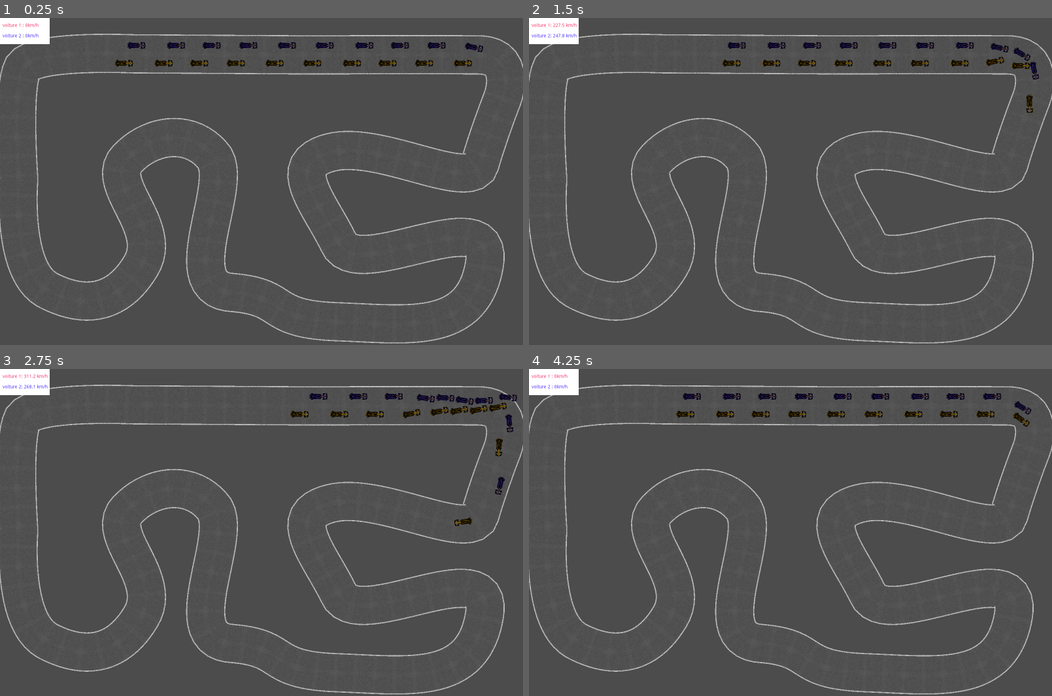
Above: before the commit, frames 1-4 (two rows, left to right).
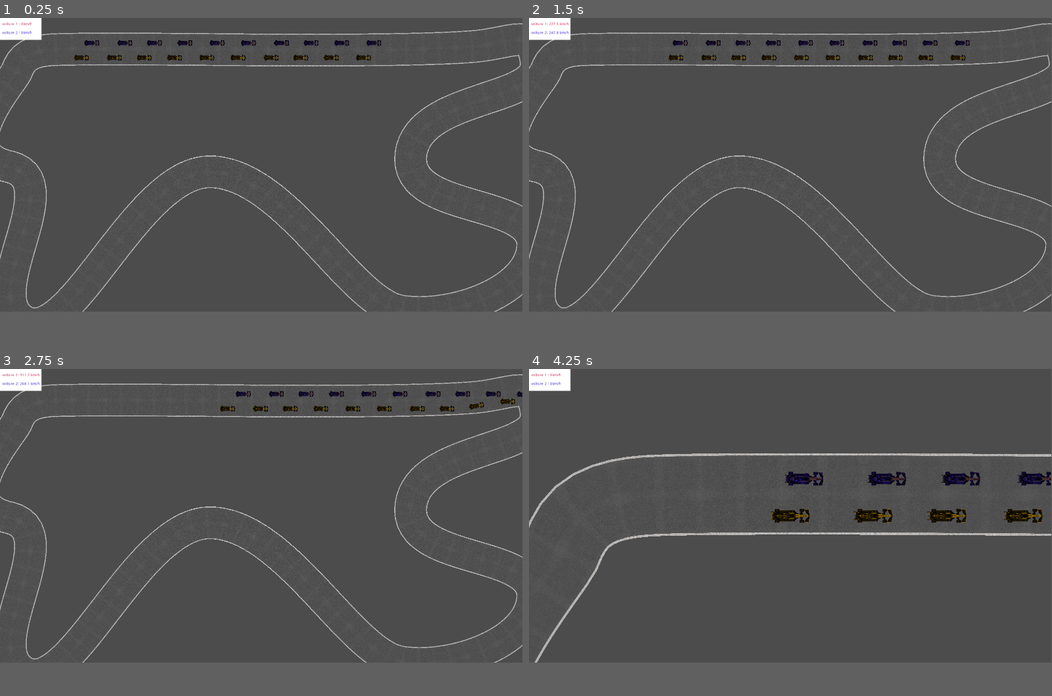
Above: after the commit, the same moments.

Repository: gargamal/race_manager
Game: Godot game, scene res://scene/race.tscn
Two runs of this game, one before a commit and one after it. Both use one fixed random seed, a clock stepped at 60 frames per second and the inputs below.
Inputs:
- Up to frame 1 (0.25 s): no input
- Up to frame 2 (1.5 s): tap Enter (ui_accept) at 0.5, 0.77 s
- Up to frame 3 (2.75 s): tap Enter (ui_accept) at 1.52 s
- Up to frame 4 (4.25 s): tap Enter (ui_accept) at 3.02, 3.77 s; tap F2 (camera_car_one, bound only after the commit) at 4.15 s
In our replay, the window is 800x500 before the commit and 799x449 after it. These sizes can differ from the game's own. Grey fills any space a smaller window leaves; there, only what the larger window draws over its background counts as a difference.

The runs differ from the first frame. In frame 1, 7.2% of the frame differs, in the area x 0-100%, y 0-100%; in frame 2, 7.2%; in frame 3, 7.2%; in frame 4, 8.0%.

Commit message:
add : Une caméra est mainteant disponible sur chaque voiture
add: La route se dessine aussi dans l'éditeur

Diff:
--- a/project.godot
+++ b/project.godot
@@ -20,12 +20,30 @@
 
 [display]
 
-window/size/width=1600
-window/size/height=1000
+window/size/width=1920
+window/size/height=1080
 
 [editor_plugins]
 
 enabled=PoolStringArray(  )
+
+[input]
+
+camera_circuit={
+"deadzone": 0.5,
+"events": [ Object(InputEventKey,"resource_local_to_scene":false,"resource_name":"","device":0,"alt":false,"shift":false,"control":false,"meta":false,"command":false,"pressed":false,"scancode":16777244,"unicode":0,"echo":false,"script":null)
+ ]
+}
+camera_car_one={
+"deadzone": 0.5,
+"events": [ Object(InputEventKey,"resource_local_to_scene":false,"resource_name":"","device":0,"alt":false,"shift":false,"control":false,"meta":false,"command":false,"pressed":false,"scancode":16777245,"unicode":0,"echo":false,"script":null)
+ ]
+}
+camera_car_two={
+"deadzone": 0.5,
+"events": [ Object(InputEventKey,"resource_local_to_scene":false,"resource_name":"","device":0,"alt":false,"shift":false,"control":false,"meta":false,"command":false,"pressed":false,"scancode":16777246,"unicode":0,"echo":false,"script":null)
+ ]
+}
 
 [layer_names]
 
--- a/scene/car.tscn
+++ b/scene/car.tscn
@@ -72,3 +72,5 @@
 cast_to = Vector2( 500, 0 )
 collision_mask = 8
 collide_with_areas = true
+
+[node name="camera" type="Camera2D" parent="."]
--- a/scene/circuit.tscn
+++ b/scene/circuit.tscn
@@ -3,31 +3,36 @@
 [ext_resource path="res://script/circuit.gd" type="Script" id=1]
 [ext_resource path="res://sprite/road.png" type="Texture" id=2]
 
-[node name="circuit" type="Line2D" groups=[
+[node name="circuit" type="Node2D" groups=[
 "circuit",
 ]]
+script = ExtResource( 1 )
+
+[node name="road_line" type="Line2D" parent="."]
 default_color = Color( 1, 1, 1, 1 )
 texture = ExtResource( 2 )
 texture_mode = 1
-script = ExtResource( 1 )
 
-[node name="limit_interior" type="Area2D" parent="." groups=[
+[node name="limit_interior" type="Area2D" parent="road_line" groups=[
 "interior",
 ]]
 collision_layer = 4
 collision_mask = 2147483656
 
-[node name="col" type="CollisionPolygon2D" parent="limit_interior"]
+[node name="col" type="CollisionPolygon2D" parent="road_line/limit_interior"]
 
-[node name="limit_exterior" type="Area2D" parent="." groups=[
+[node name="limit_exterior" type="Area2D" parent="road_line" groups=[
 "exterior",
 ]]
 collision_layer = 2
 collision_mask = 8
 
-[node name="col" type="CollisionPolygon2D" parent="limit_exterior"]
+[node name="col" type="CollisionPolygon2D" parent="road_line/limit_exterior"]
 
-[connection signal="body_entered" from="limit_interior" to="." method="_on_limit_interior_body_entered"]
-[connection signal="body_exited" from="limit_interior" to="." method="_on_limit_interior_body_exited"]
-[connection signal="body_entered" from="limit_exterior" to="." method="_on_limit_exterior_body_entered"]
-[connection signal="body_exited" from="limit_exterior" to="." method="_on_limit_exterior_body_exited"]
+[node name="refresh" type="Timer" parent="."]
+
+[connection signal="body_entered" from="road_line/limit_interior" to="." method="_on_limit_interior_body_entered"]
+[connection signal="body_exited" from="road_line/limit_interior" to="." method="_on_limit_interior_body_exited"]
+[connection signal="body_entered" from="road_line/limit_exterior" to="." method="_on_limit_exterior_body_entered"]
+[connection signal="body_exited" from="road_line/limit_exterior" to="." method="_on_limit_exterior_body_exited"]
+[connection signal="timeout" from="refresh" to="." method="_on_refresh_timeout"]
--- a/scene/race.tscn
+++ b/scene/race.tscn
@@ -5,156 +5,155 @@
 [ext_resource path="res://script/race.gd" type="Script" id=3]
 
 [sub_resource type="Curve2D" id=1]
-bake_interval = 40.0
+bake_interval = 50.0
 _data = {
-"points": PoolVector2Array( 0, 0, 0, 0, 352.292, -677.627, -291.328, -2.82843, 291.328, 2.82843, 1688.29, -677.627, 0, 0, 0, 0, 1872.29, -357.627, 65.0538, -229.103, -65.0538, 229.103, 1696.29, 154.373, 379.009, -90.5097, -379.009, 90.5097, 560.292, 66.373, -149.907, -311.127, 149.907, 311.127, 616.292, 762.373, 93.3381, -534.573, -93.3381, 534.573, 1728.29, 930.373, 551.543, 19.799, -551.543, -19.799, 600.292, 1362.37, 444.063, 33.9411, -444.063, -33.9411, -207.708, 1138.37, 169.706, 209.304, -169.706, -209.304, -343.708, 98.373, 189.505, -195.161, -189.505, 195.161, -999.708, 114.373, 175.362, -296.985, -175.362, 296.985, -895.708, 930.373, 285.671, 147.078, -285.671, -147.078, -1607.71, 1122.37, 0, 0, 0, 0, -1831.71, 274.373, -84.8528, 138.593, 84.8528, -138.593, -1799.71, -581.627, 0, 0, 0, 0, -959.708, -685.627, 0, 0, 0, 0, 352.292, -677.627 )
+"points": PoolVector2Array( 0, 0, 0, 0, 736, -1056, -381.414, 32.1594, 381.414, -32.1594, 1952, -1088, -29.6524, -349.407, 29.6524, 349.407, 2528, -928, 68.0357, -544.286, -68.0357, 544.286, 1376, -96, 8.48528, -432.749, -8.48528, 432.749, 2496, 736, 455.377, 76.599, -455.377, -76.599, 1280, 1344, 681.651, 33.9411, -681.651, -33.9411, -448, 64, 438.177, 239.838, -438.177, -239.838, -2176, 1440, 566.211, 122.717, -566.211, -122.717, -2320, 16, -36.7696, 90.5097, 36.7696, -90.5097, -2248, -856, -219.843, 19.4773, 219.843, -19.4773, -1952, -1056, 0, 0, 0, 0, -32, -1056, 0, 0, 0, 0, 736, -1056 )
 }
 
 [node name="race" type="Node2D"]
 script = ExtResource( 3 )
 
-[node name="Camera2D" type="Camera2D" parent="."]
+[node name="camera" type="Camera2D" parent="."]
 current = true
 zoom = Vector2( 2.5, 2.5 )
 drag_margin_v_enabled = true
 
+[node name="circuit" parent="." instance=ExtResource( 1 )]
+node_path = NodePath("../path_road")
+
 [node name="path_road" type="Path2D" parent="."]
-position = Vector2( -24.2918, -290.373 )
 curve = SubResource( 1 )
 
-[node name="circuit" parent="." instance=ExtResource( 1 )]
-width = 300.0
-border_width = 200
-node_path = NodePath("../path_road")
+[node name="cars" type="Node2D" parent="."]
 
-[node name="car_1" parent="." instance=ExtResource( 2 )]
+[node name="car_1" parent="cars" instance=ExtResource( 2 )]
 modulate = Color( 0.568627, 0.419608, 0.0235294, 1 )
-position = Vector2( -1224, -904 )
+position = Vector2( -1824, -984 )
 car_name = "voiture 2"
 max_speed = 75.0
 accelerate_G = 5.0
 direction_angle_degree = 30.0
 
-[node name="car_2" parent="." instance=ExtResource( 2 )]
+[node name="car_2" parent="cars" instance=ExtResource( 2 )]
 modulate = Color( 0.298039, 0.2, 1, 1 )
-position = Vector2( -1072, -1040 )
+position = Vector2( -1672, -1120 )
 car_name = "voiture 1"
 
-[node name="car_3" parent="." instance=ExtResource( 2 )]
+[node name="car_3" parent="cars" instance=ExtResource( 2 )]
 modulate = Color( 0.568627, 0.419608, 0.0235294, 1 )
-position = Vector2( -920, -904 )
+position = Vector2( -1520, -984 )
 car_name = "voiture 2"
 max_speed = 75.0
 accelerate_G = 5.0
 direction_angle_degree = 30.0
 
-[node name="car_4" parent="." instance=ExtResource( 2 )]
+[node name="car_4" parent="cars" instance=ExtResource( 2 )]
 modulate = Color( 0.298039, 0.2, 1, 1 )
-position = Vector2( -768, -1040 )
+position = Vector2( -1368, -1120 )
 car_name = "voiture 1"
 
-[node name="car_5" parent="." instance=ExtResource( 2 )]
+[node name="car_5" parent="cars" instance=ExtResource( 2 )]
 modulate = Color( 0.568627, 0.419608, 0.0235294, 1 )
-position = Vector2( -648, -904 )
+position = Vector2( -1248, -984 )
 car_name = "voiture 2"
 max_speed = 75.0
 accelerate_G = 5.0
 direction_angle_degree = 30.0
 
-[node name="car_6" parent="." instance=ExtResource( 2 )]
+[node name="car_6" parent="cars" instance=ExtResource( 2 )]
 modulate = Color( 0.298039, 0.2, 1, 1 )
-position = Vector2( -496, -1040 )
+position = Vector2( -1096, -1120 )
 car_name = "voiture 1"
 
-[node name="car_7" parent="." instance=ExtResource( 2 )]
+[node name="car_7" parent="cars" instance=ExtResource( 2 )]
 modulate = Color( 0.568627, 0.419608, 0.0235294, 1 )
-position = Vector2( -368, -904 )
+position = Vector2( -968, -984 )
 car_name = "voiture 2"
 max_speed = 75.0
 accelerate_G = 5.0
 direction_angle_degree = 30.0
 
-[node name="car_8" parent="." instance=ExtResource( 2 )]
+[node name="car_8" parent="cars" instance=ExtResource( 2 )]
 modulate = Color( 0.298039, 0.2, 1, 1 )
-position = Vector2( -216, -1040 )
+position = Vector2( -816, -1120 )
 car_name = "voiture 1"
 
-[node name="car_9" parent="." instance=ExtResource( 2 )]
+[node name="car_9" parent="cars" instance=ExtResource( 2 )]
 modulate = Color( 0.568627, 0.419608, 0.0235294, 1 )
-position = Vector2( -72, -904 )
+position = Vector2( -672, -984 )
 car_name = "voiture 2"
 max_speed = 75.0
 accelerate_G = 5.0
 direction_angle_degree = 30.0
 
-[node name="car_10" parent="." instance=ExtResource( 2 )]
+[node name="car_10" parent="cars" instance=ExtResource( 2 )]
 modulate = Color( 0.298039, 0.2, 1, 1 )
-position = Vector2( 80, -1040 )
+position = Vector2( -520, -1120 )
 car_name = "voiture 1"
 
-[node name="car_11" parent="." instance=ExtResource( 2 )]
+[node name="car_11" parent="cars" instance=ExtResource( 2 )]
 modulate = Color( 0.568627, 0.419608, 0.0235294, 1 )
-position = Vector2( 216, -904 )
+position = Vector2( -384, -984 )
 car_name = "voiture 2"
 max_speed = 75.0
 accelerate_G = 5.0
 direction_angle_degree = 30.0
 
-[node name="car_12" parent="." instance=ExtResource( 2 )]
+[node name="car_12" parent="cars" instance=ExtResource( 2 )]
 modulate = Color( 0.298039, 0.2, 1, 1 )
-position = Vector2( 368, -1040 )
+position = Vector2( -232, -1120 )
 car_name = "voiture 1"
 
-[node name="car_13" parent="." instance=ExtResource( 2 )]
+[node name="car_13" parent="cars" instance=ExtResource( 2 )]
 modulate = Color( 0.568627, 0.419608, 0.0235294, 1 )
-position = Vector2( 520, -904 )
+position = Vector2( -80, -984 )
 car_name = "voiture 2"
 max_speed = 75.0
 accelerate_G = 5.0
 direction_angle_degree = 30.0
 
-[node name="car_14" parent="." instance=ExtResource( 2 )]
+[node name="car_14" parent="cars" instance=ExtResource( 2 )]
 modulate = Color( 0.298039, 0.2, 1, 1 )
-position = Vector2( 672, -1040 )
+position = Vector2( 72, -1120 )
 car_name = "voiture 1"
 
-[node name="car_15" parent="." instance=ExtResource( 2 )]
+[node name="car_15" parent="cars" instance=ExtResource( 2 )]
 modulate = Color( 0.568627, 0.419608, 0.0235294, 1 )
-position = Vector2( 792, -904 )
+position = Vector2( 192, -984 )
 car_name = "voiture 2"
 max_speed = 75.0
 accelerate_G = 5.0
 direction_angle_degree = 30.0
 
-[node name="car_16" parent="." instance=ExtResource( 2 )]
+[node name="car_16" parent="cars" instance=ExtResource( 2 )]
 modulate = Color( 0.298039, 0.2, 1, 1 )
-position = Vector2( 944, -1040 )
+position = Vector2( 344, -1120 )
 car_name = "voiture 1"
 
-[node name="car_17" parent="." instance=ExtResource( 2 )]
+[node name="car_17" parent="cars" instance=ExtResource( 2 )]
 modulate = Color( 0.568627, 0.419608, 0.0235294, 1 )
-position = Vector2( 1072, -904 )
+position = Vector2( 472, -984 )
 car_name = "voiture 2"
 max_speed = 75.0
 accelerate_G = 5.0
 direction_angle_degree = 30.0
 
-[node name="car_18" parent="." instance=ExtResource( 2 )]
+[node name="car_18" parent="cars" instance=ExtResource( 2 )]
 modulate = Color( 0.298039, 0.2, 1, 1 )
-position = Vector2( 1224, -1040 )
+position = Vector2( 624, -1120 )
 car_name = "voiture 1"
 
-[node name="car_19" parent="." instance=ExtResource( 2 )]
+[node name="car_19" parent="cars" instance=ExtResource( 2 )]
 modulate = Color( 0.568627, 0.419608, 0.0235294, 1 )
-position = Vector2( 1368, -904 )
+position = Vector2( 768, -984 )
 car_name = "voiture 2"
 max_speed = 75.0
 accelerate_G = 5.0
 direction_angle_degree = 30.0
 
-[node name="car_20" parent="." instance=ExtResource( 2 )]
+[node name="car_20" parent="cars" instance=ExtResource( 2 )]
 modulate = Color( 0.298039, 0.2, 1, 1 )
-position = Vector2( 1520, -1040 )
+position = Vector2( 920, -1120 )
 car_name = "voiture 1"
 
 [node name="Timer" type="Timer" parent="."]
--- a/script/car.gd
+++ b/script/car.gd
@@ -44,7 +44,7 @@
 	$detect_crash.cast_to = size_car_ray_cast
 	$detect_crash.enabled = true
 
-	var circuit_width = get_parent().get_node("circuit").width
+	var circuit_width = get_parent().get_parent().get_node("circuit/road_line").width
 	var circuit_with_ray_cast = circuit_width * 4.0
 	var size_limit_ray_cast = Vector2(circuit_with_ray_cast, 0.0)
 	$detect_limit_left.cast_to = size_limit_ray_cast
--- a/script/circuit.gd
+++ b/script/circuit.gd
@@ -1,35 +1,34 @@
-extends Line2D
+tool
+extends Node2D
 
 
-export(int)var border_width := 500
+export(int)var circuit_exterior_width := 500
+export(int)var road_width := 300
 export(NodePath) var node_path
+export(int)var modulo_to_draw_interior := 2
+export(bool)var with_redraw := false setget with_redraw_editor
 
-var polygon_interior
 
 func _ready():
-	var node := get_node(node_path)
-	if node is Path2D:
-		var path_road = node
-		var polygon = get_polygon_adjust(path_road)
-		$limit_interior/col.polygon = build_interior(polygon)
-		$limit_exterior/col.polygon = build_exterior(polygon)
-		self.points = polygon
+	if node_path and get_node(node_path) is Path2D:
+		var node := get_node(node_path)
+		var polygon = get_polygon_adjust(node)
+		if polygon.size() > 0:
+			$road_line.width = road_width
+			$road_line/limit_interior/col.polygon = build_interior(polygon)
+			$road_line/limit_exterior/col.polygon = build_exterior(polygon)
+			$road_line.points = polygon
 
 
-func get_nearest_point(target :Vector2) -> Vector2:
-	var distance_squared = target.distance_squared_to(points[0])
-	var nearest_point = points[0]
-	var next_point = points[1]
-	var idx = 0
+func is_the_same_polygon(polygon : Array):
+	if polygon.size() != $road_line.points.size():
+		return false
 
-	for point in points:
-		if target.distance_squared_to(point) < distance_squared:
-			nearest_point = point
-			next_point = points[idx + 1 if idx + 1 < points.size() - 1 else 0]
-		idx += 1
+	for idx in range(polygon.size()):
+		if polygon[idx] != $road_line.points[idx]:
+			return false
 
-	return (next_point - nearest_point).normalized()
-
+	return true
 
 func get_polygon_adjust(path_road) -> Array:
 	var polygon = path_road.get_curve().get_baked_points()
@@ -39,8 +38,31 @@
 	return new_polygon
 
 
+func with_redraw_editor(new_value):
+	with_redraw = new_value
+	if Engine.editor_hint and with_redraw:
+		$refresh.start()
+	else:
+		$refresh.stop()
+
+
+func get_nearest_point(target :Vector2) -> Vector2:
+	var distance_squared = target.distance_squared_to($road_line.points[0])
+	var nearest_point = $road_line.points[0]
+	var next_point = $road_line.points[1]
+	var idx = 0
+
+	for point in $road_line.points:
+		if target.distance_squared_to(point) < distance_squared:
+			nearest_point = point
+			next_point = $road_line.points[idx + 1 if idx + 1 < $road_line.points.size() - 1 else 0]
+		idx += 1
+
+	return (next_point - nearest_point).normalized()
+
+
 func build_exterior(polygon) -> Array:
-	var polygon_ext = build_polygon_exterior(polygon, self.width)
+	var polygon_ext = build_polygon_exterior(polygon, $road_line.width)
 
 	var col_polygon_ext = polygon_ext
 	var limit := get_limit(polygon_ext)
@@ -82,7 +104,7 @@
 	new_square_ext.append(Vector2(start.x, start.y))
 	new_square_ext.append(Vector2(end.x, end.y))
 	square_col.polygon = new_square_ext
-	$limit_exterior.add_child(square_col)
+	$road_line/limit_exterior.add_child(square_col)
 
 
 func get_limit(polygon_ext) -> Rect2:
@@ -97,8 +119,9 @@
 		if point.y < y_min: y_min = point.y
 		if point.y > y_max: y_max = point.y
 
-	var rect_position := Vector2(ceil(x_min) - border_width, ceil(y_min) - border_width)
-	var rect_size := Vector2(abs(ceil(x_min) - border_width) + abs(ceil(x_max) + border_width), abs(ceil(y_min) - border_width) + abs(ceil(y_max) + border_width))
+	var rect_position := Vector2(ceil(x_min) - circuit_exterior_width, ceil(y_min) - circuit_exterior_width)
+	var rect_size := Vector2(abs(ceil(x_min) - circuit_exterior_width) + abs(ceil(x_max) + circuit_exterior_width),
+							abs(ceil(y_min) - circuit_exterior_width) + abs(ceil(y_max) + circuit_exterior_width))
 	return Rect2(rect_position, rect_size)
 
 
@@ -109,8 +132,8 @@
 	if size > 1:
 		var vect
 		for idx in range(size - 1):
-			if idx % 2:
-				vect = (polygon[idx + 1] - polygon[idx]).rotated(PI / 2).normalized() * (self.width / 2)
+			if idx % modulo_to_draw_interior == 0:
+				vect = (polygon[idx + 1] - polygon[idx]).rotated(PI / 2).normalized() * ($road_line.width / 2)
 				build_polygon.append(polygon[idx] + vect)
 
 	return build_polygon
@@ -123,10 +146,10 @@
 	if size > 1:
 		var vect
 		for idx in range(size - 1):
-			vect = (polygon[idx + 1] - polygon[idx]).rotated(PI / 2).normalized() * (width / 2) * -1
+			vect = (polygon[idx + 1] - polygon[idx]).rotated(PI / 2).normalized() * ($road_line.width / 2) * -1
 			build_polygon.append(polygon[idx] + vect)
 
-		vect = (polygon[size - 1] - polygon[size - 2]).rotated(PI / 2).normalized() * (width / 2) * -1
+		vect = (polygon[size - 1] - polygon[size - 2]).rotated(PI / 2).normalized() * ($road_line.width / 2) * -1
 		build_polygon.append(polygon[size - 1] + vect)
 
 	return build_polygon
@@ -151,3 +174,10 @@
 func _on_limit_exterior_body_exited(body):
 	if body.is_in_group("car"):
 		body.limit_road()
+
+
+func _on_refresh_timeout():
+	if node_path and get_node(node_path) is Path2D:
+		var node := get_node(node_path)
+		var polygon = get_polygon_adjust(node)
+		_ready()
--- a/script/race.gd
+++ b/script/race.gd
@@ -1,11 +1,28 @@
 extends Node2D
 
 
+func _ready():
+	$circuit.with_redraw_editor(false)
+	$path_road.visible = false
+
+
 func _on_Timer_timeout():
-	$can/lb_car_1.text = $car_1.car_name + ": " + str(int($car_1.get_speed() * 3.6 * 10.0) / 10.0)  + " km/h"
-	$can/lb_car_2.text = $car_2.car_name + ": " + str(int($car_2.get_speed() * 3.6 * 10.0) / 10.0)  + " km/h"
+	$can/lb_car_1.text = $cars/car_1.car_name + ": " + str(int($cars/car_1.get_speed() * 3.6 * 10.0) / 10.0)  + " km/h"
+	$can/lb_car_2.text = $cars/car_2.car_name + ": " + str(int($cars/car_2.get_speed() * 3.6 * 10.0) / 10.0)  + " km/h"
 
 
 func _process(_delta):
 	if Input.is_action_just_pressed("ui_accept"):
 		var _err = get_tree().reload_current_scene()
+	if Input.is_action_just_pressed("camera_circuit"):
+		$camera.current = true
+		$cars/car_1/camera.current = false
+		$cars/car_2/camera.current = false
+	elif Input.is_action_just_pressed("camera_car_one"):
+		$camera.current = false
+		$cars/car_1/camera.current = true
+		$cars/car_2/camera.current = false
+	elif Input.is_action_just_pressed("camera_car_two"):
+		$camera.current = false
+		$cars/car_1/camera.current = false
+		$cars/car_2/camera.current = true
